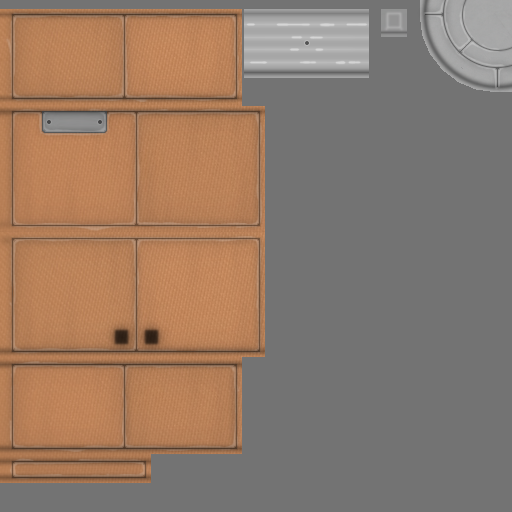
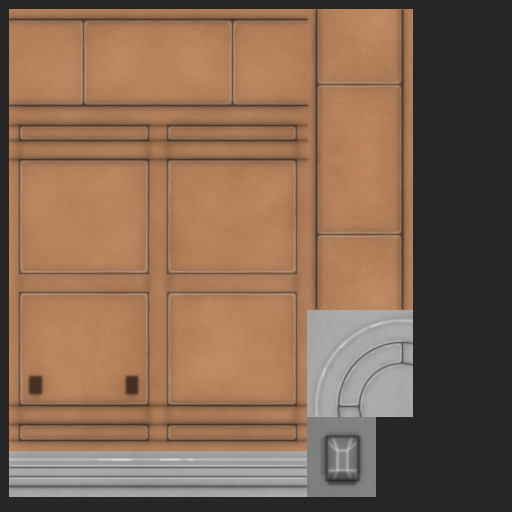
Revision of a layered 512×512 image; what changed, layer by layer:
removed group "Port Detail" (3 layers) (was 40%) over [419, 0, 512, 93]
removed layer "Detail High" from group "Port Detail" over [419, 0, 512, 93]
removed layer "Detail Grime 1" (was 20%) over [415, 0, 512, 93]
removed layer "Port Low" (2nd of 2) over [244, 8, 369, 78]
added layer "Baked AO 2" (multiply, 6%) above "Baked AO 1" over [1, 3, 420, 505]
added layer "Baked AO 1" (multiply, 60%) above "End Low 2" over [12, 14, 409, 494]
added layer "End High 2" (40%) above "End High 1" over [97, 321, 383, 462]
added layer "End High 1" above "End" over [9, 317, 413, 463]
added group "End" (1st of 2) (40%) with 2 layers above "End Grime 1" over [9, 339, 413, 480]
added layer "End" (2nd of 2, in "End") in group "End" over [10, 341, 413, 477]
added layer "End Higher" (75%) in group "End" over [9, 339, 407, 480]
added layer "End Grime 1" (20%) above "Lump Low 2" over [9, 309, 413, 470]
"Body Low 2": opacity 60% → 100%, painted on it over [3, 4, 411, 449]
"Body Low 1": opacity 60% → 50%, painted on it over [0, 9, 406, 483]
painted on "Body" (2nd of 2, in "Body") over [10, 10, 404, 478]
painted on "Body Higher" over [4, 9, 405, 479]
"Body High": opacity 50% → 100%, blend screen → normal, painted on it over [4, 4, 411, 486]
"Body Shade": opacity 35% → 50%, painted on it over [0, 0, 431, 478]
removed layer "Body Grime 2" (was 3%) over [0, 0, 270, 481]
painted on "Body Grime 1" over [0, 9, 412, 483]
added layer "Noise" (5%) above "Wear" over [9, 9, 413, 451]
painted on "Wear" over [0, 0, 512, 497]
painted on "b" over [0, 0, 512, 497]
painted on "back" over [0, 0, 512, 512]
…and 15 more changes (5 added, 10 removed)
